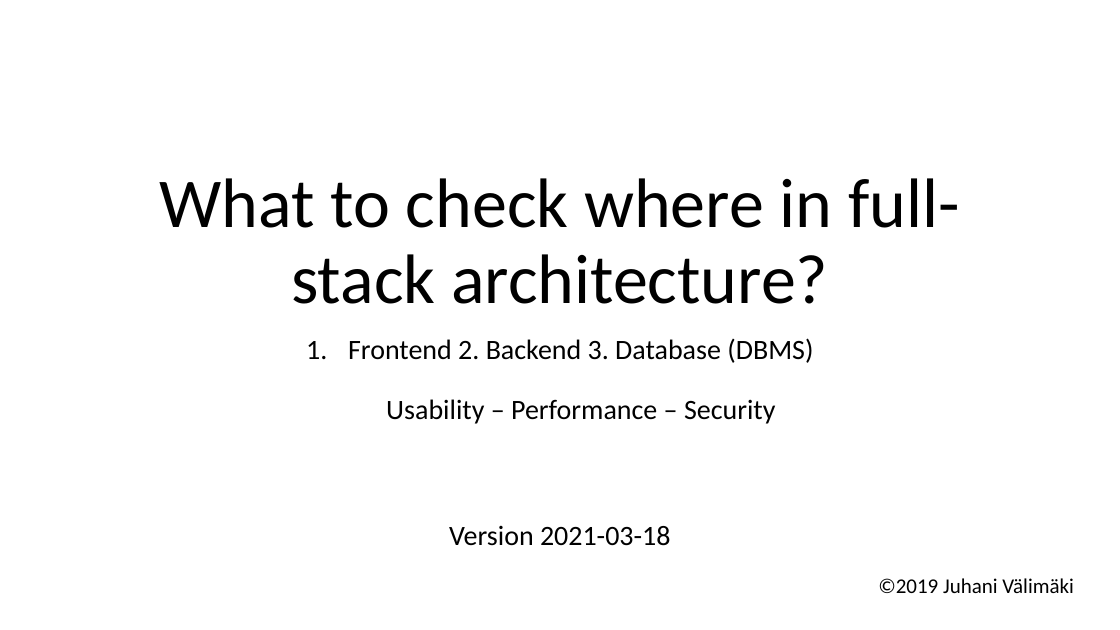
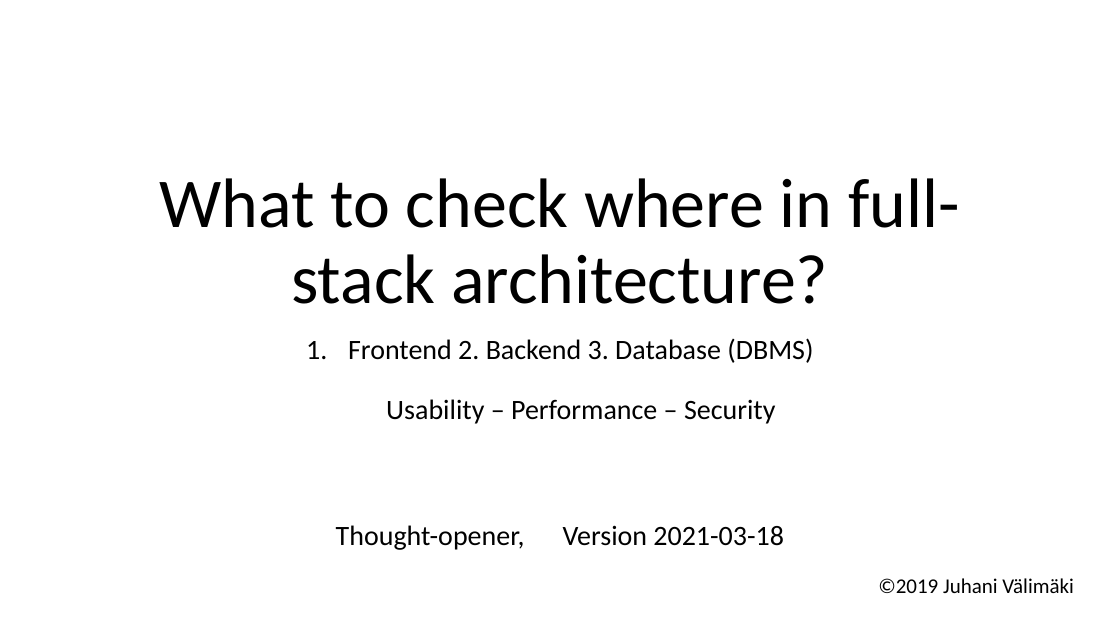
Before and after one commit to valju/docs_backend_design, a slide deck: slide 1 of WhatToDoInFrontBackAndDB_usability_performance_security/What to check where in full-stack.pptx. Drawn at 1120x630 pixels with LibreOffice and Linux fonts; fonts in the diff are those of the drawing. Boxes give left, top, right and bottom in pixels: in the first picture for what was removed or moved away, otherwise in the second. Text is boxed around its words. In the diff, an @@ line names an element or a change of style, - is before the commit and + after.

Commit message:
Minor edits to the What to do where doc

```diff
--- a/WhatToDoInFrontBackAndDB_usability_performance_security/What to check where in full-stack.pptx
+++ b/WhatToDoInFrontBackAndDB_usability_performance_security/What to check where in full-stack.pptx
@@ subtitle at [336, 525, 784, 550]: text changed @@
-Version 2021-03-18
+Thought-opener, Version 2021-03-18
```
Also in this commit, not shown: 3 other slides changed, 1 other file.
